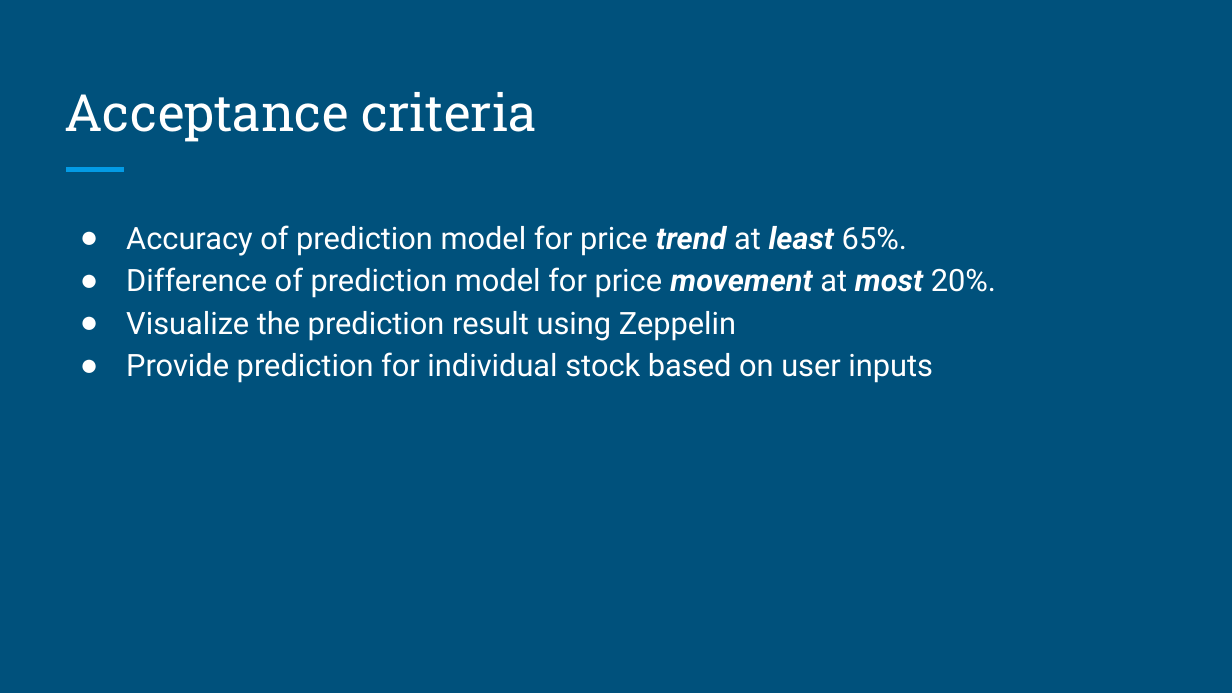
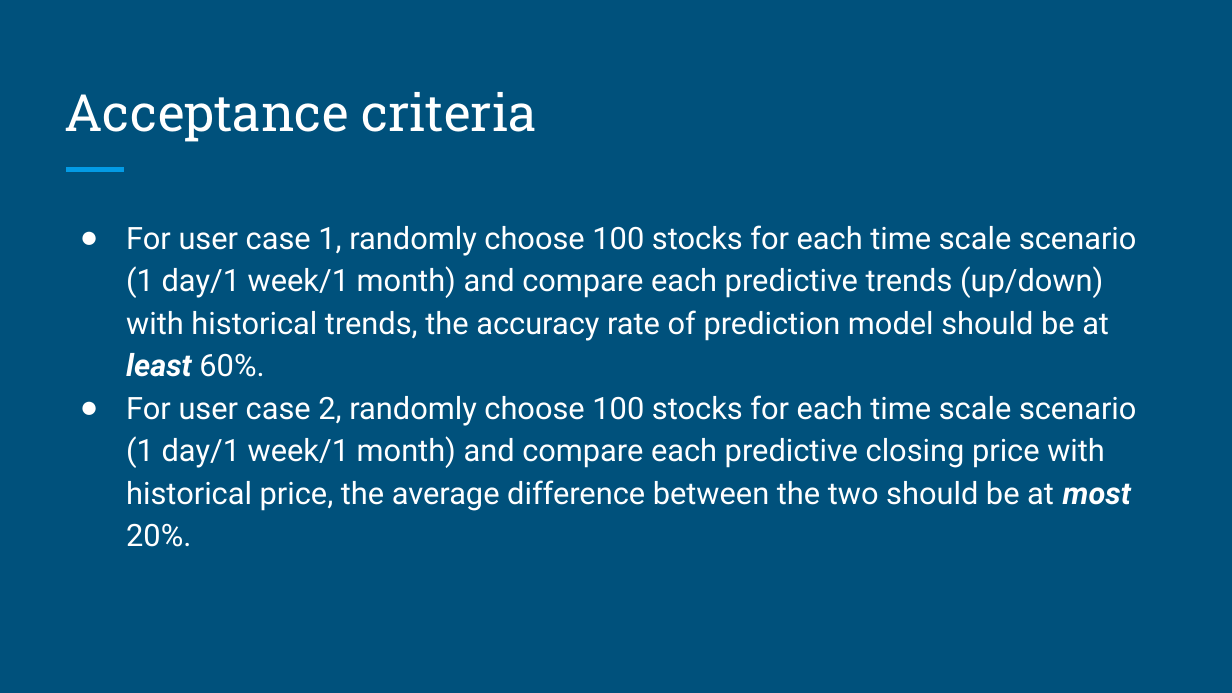
Before and after one commit to reasonwow/Stock_Prediction_Scala, a slide deck: slide 9 of Presentation/ScalaTeam9Planning.pptx (slide 7 before the commit). Drawn at 1232x693 pixels with LibreOffice and Linux fonts; fonts in the diff are those of the drawing. Boxes give left, top, right and bottom in pixels: in the first picture for what was removed or moved away, otherwise in the second. Text is boxed around its words. In the diff, an @@ line names an element or a change of style, - is before the commit and + after.

```diff
--- a/Presentation/ScalaTeam9Planning.pptx
+++ b/Presentation/ScalaTeam9Planning.pptx
@@ text at [126,225,1136,547]: text changed @@
-● Accuracy of prediction model for price trend at least 65%.
-● Difference of prediction model for price movement at most 20%.
-● Visualize the prediction result using Zeppelin
-● Provide prediction for individual stock based on user inputs
+● For user case 1, randomly choose 100 stocks for each time scale scenario (1 day/1 week/1 month) and compare each predictive trends (up/down) with historical trends, the accuracy rate of prediction model should be at least 60%.
+● For user case 2, randomly choose 100 stocks for each time scale scenario (1 day/1 week/1 month) and compare each predictive closing price with historical price, the average difference between the two should be at most 20%.
```
Also in this commit, not shown: 4 other slides changed, 2 slides added, 1 other file.
